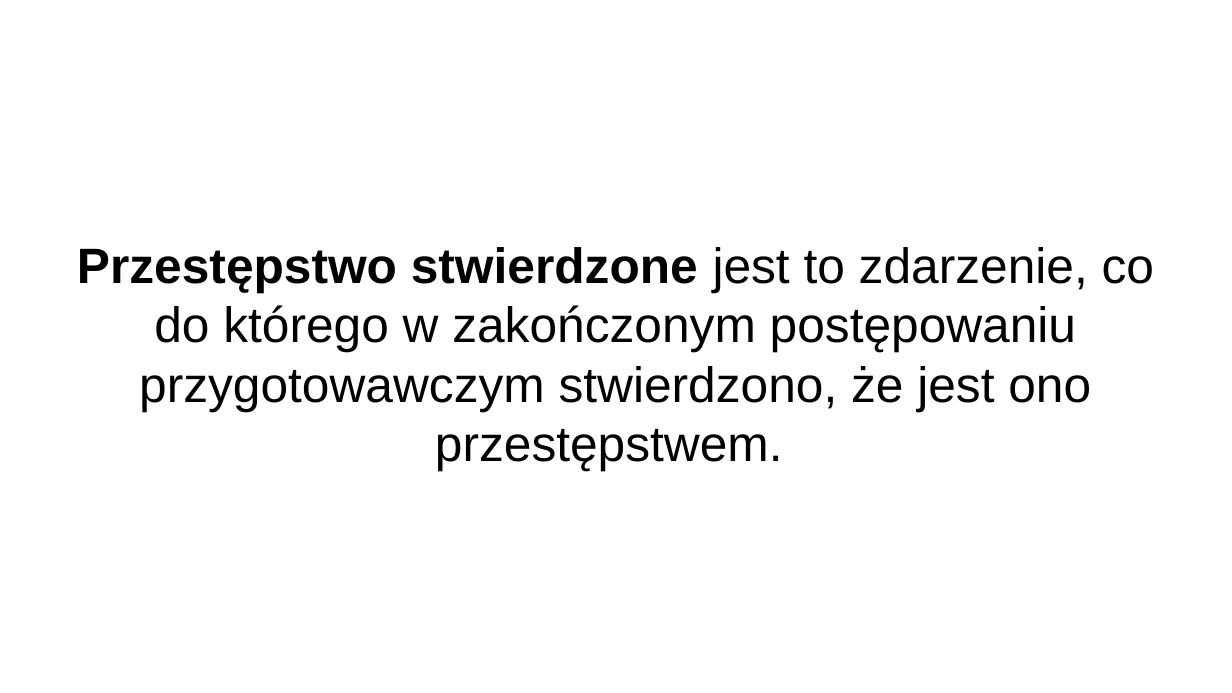
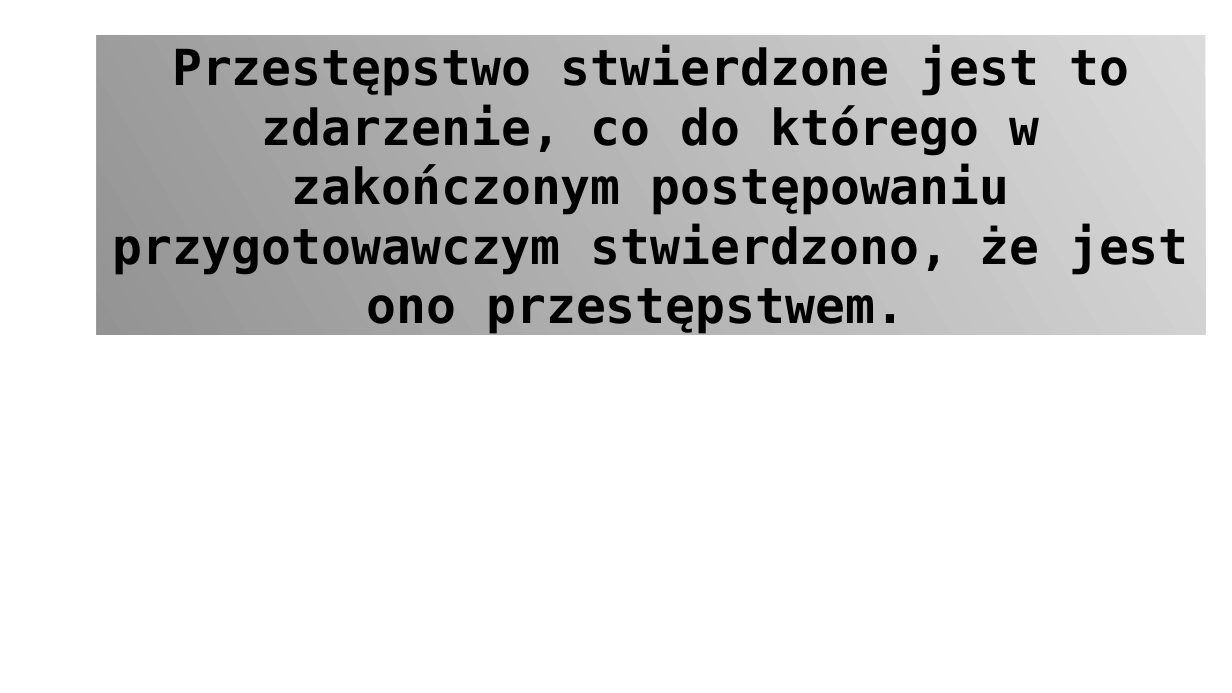
Before and after one commit to WoroON/SpisPowszechny, a slide deck: slide 8 of Prezentacja.odp (slide 3 before the commit). Drawn at 1232x693 pixels with LibreOffice and Linux fonts; fonts in the diff are those of the drawing; background and template pictures are left out. Boxes give left, top, right and bottom in pixels: in the first picture for what was removed or moved away, otherwise in the second. Text is boxed around its words. In the diff, an @@ line names an element or a change of style, - is before the commit and + after.

```diff
--- a/Prezentacja.odp
+++ b/Prezentacja.odp
@@ subtitle "Przestępstwo stwierdzone jest to zdarzenie, ...": place and size @@
-subtitle "Przestępstwo stwierdzone jest to zdarzenie, ..." at box(77, 247, 1154, 471)
+subtitle "Przestępstwo stwierdzone jest to zdarzenie, ..." at box(97, 35, 1206, 334)
@@ subtitle "Przestępstwo stwierdzone jest to zdarzenie, ..." at box(97, 35, 1206, 334): font Arial to DejaVu Sans Mono; bold on in "jest to zdarzenie, co do którego w ..."; fill none to gradient #CCCCCC to #666666 @@
```
Also in this commit, not shown: 6 other slides changed, 6 slides added, 4 slides removed.
